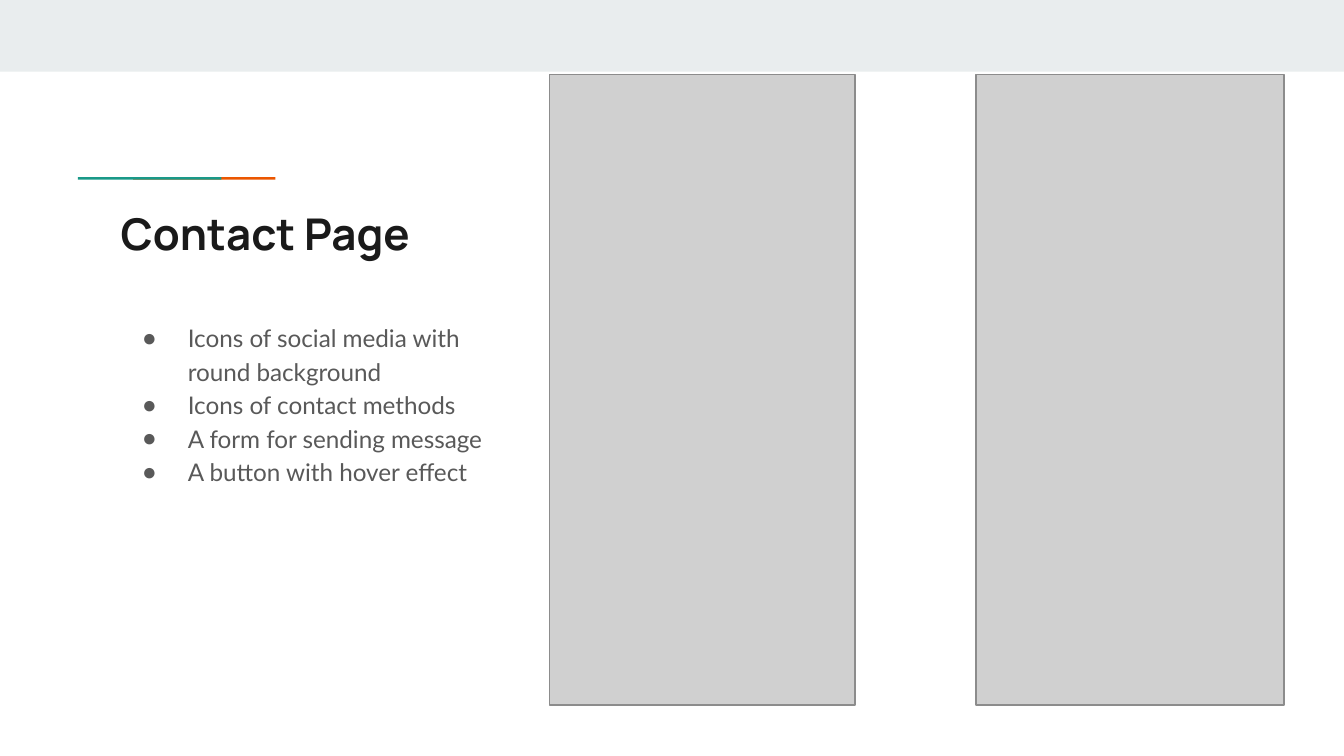
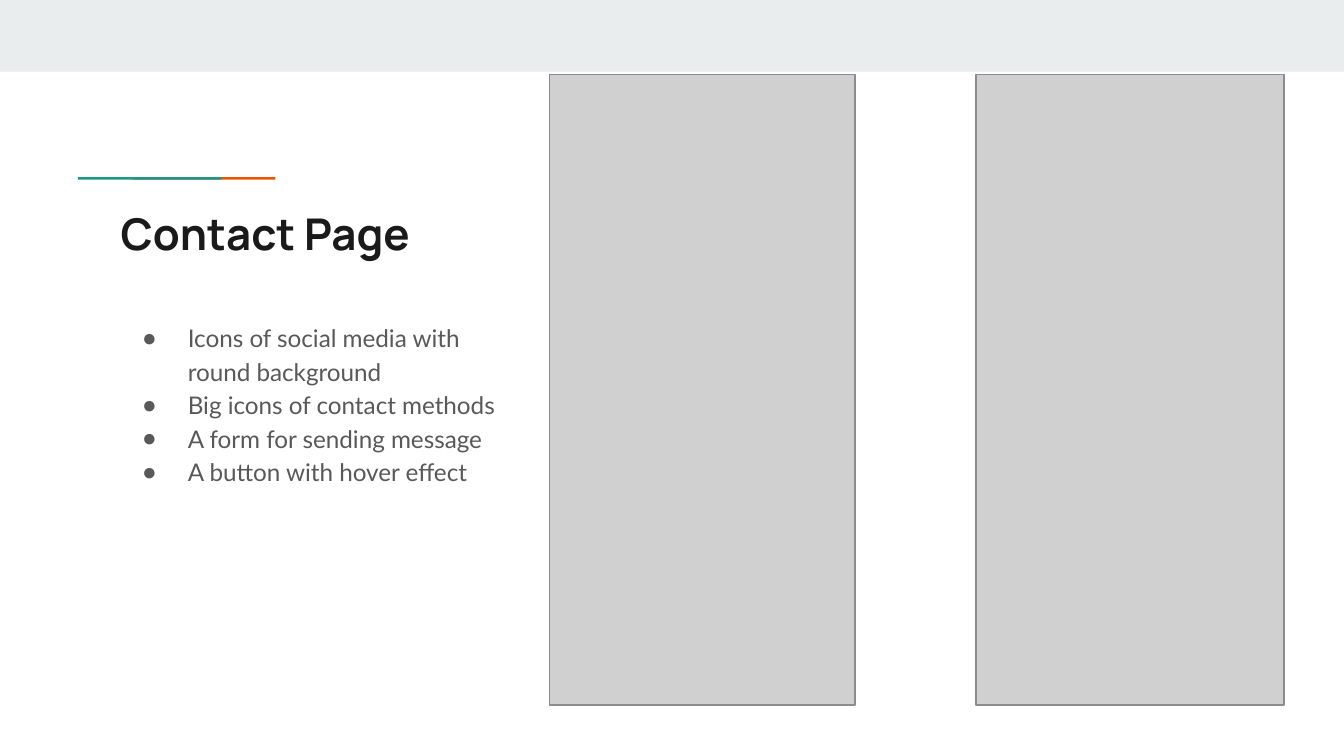
Before and after one commit to Jazz0006/Jazz0006.github.io, a slide deck: slide 16 of ppt/Slide.pptx. Drawn at 1344x756 pixels with LibreOffice and Linux fonts; fonts in the diff are those of the drawing; grey boxes stand for pictures. Boxes give left, top, right and bottom in pixels: in the first picture for what was removed or moved away, otherwise in the second. Text is boxed around its words. In the diff, an @@ line names an element or a change of style, - is before the commit and + after.

```diff
--- a/ppt/Slide.pptx
+++ b/ppt/Slide.pptx
@@ text at (188, 396, 495, 419): text changed @@
-● Icons of contact methods
+● Big icons of contact methods
```
Also in this commit, not shown: 5 other slides changed, 1 slide added, 1 slide removed, 12 other files.
